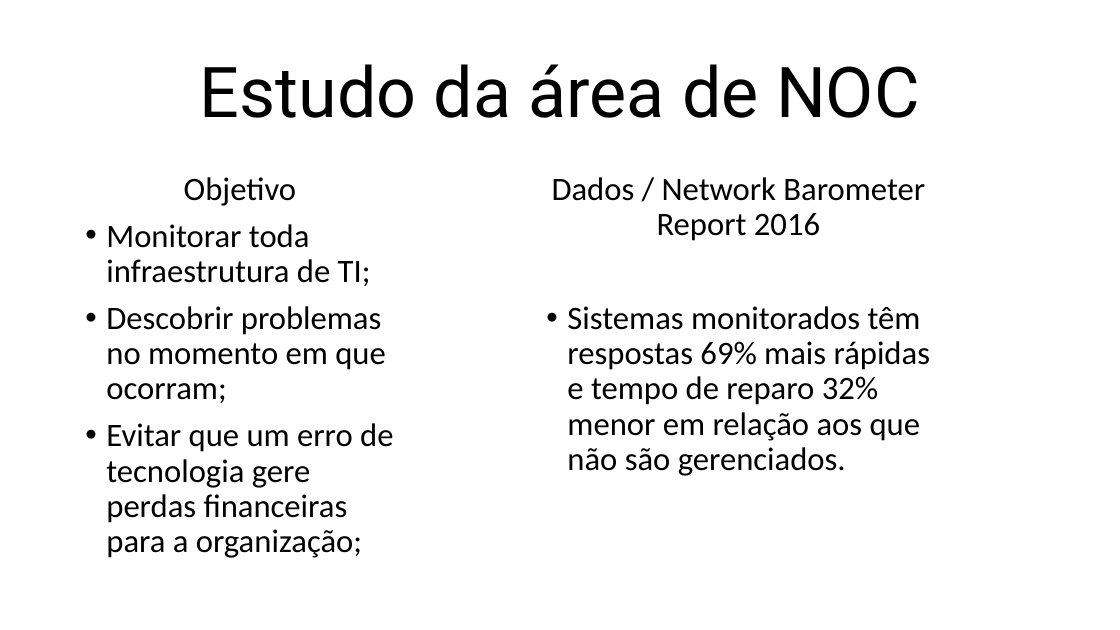
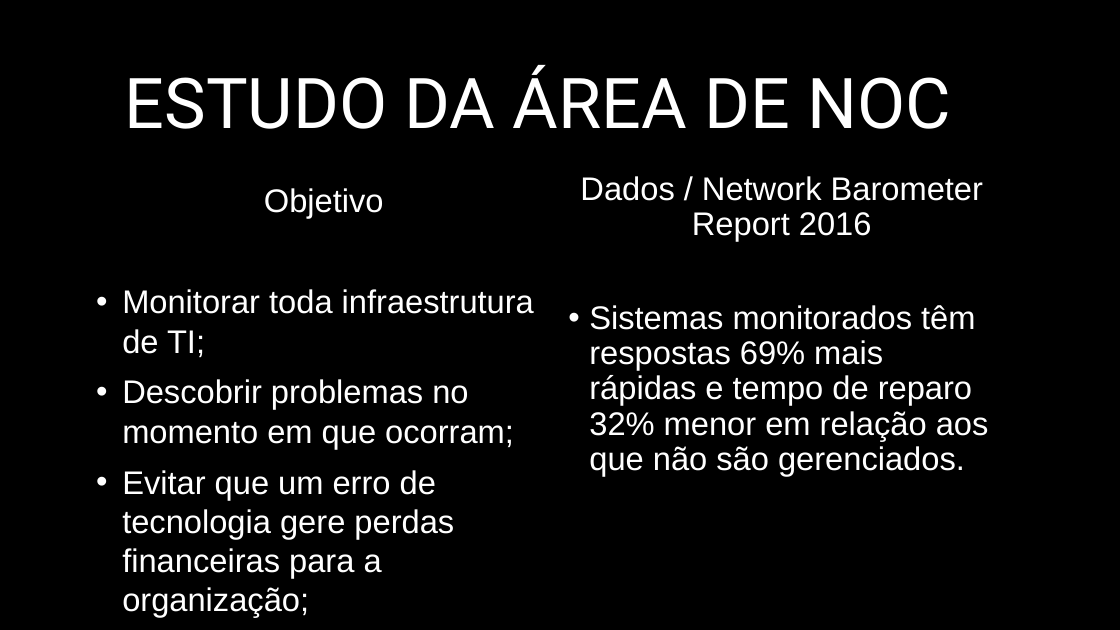
Before and after one commit to lucassilva68/ProjetoII, a slide deck: slide 2 of Documentação/Projeto Monitoramento.pptx. Drawn at 1120x630 pixels with LibreOffice and Linux fonts; fonts in the diff are those of the drawing; background and template pictures are left out. Boxes give left, top, right and bottom in pixels: in the first picture for what was removed or moved away, otherwise in the second. Text is boxed around its words. In the diff, an @@ line names an element or a change of style, - is before the commit and + after.

Commit message:
ppt

```diff
--- a/Documentação/Projeto Monitoramento.pptx
+++ b/Documentação/Projeto Monitoramento.pptx
@@ background #FFFFFF to picture (left out) @@
@@ title at (125,65,951,129): text changed; text colour #000000 to #FFFFFF @@
-Estudo da área de NOC
+ESTUDO DA ÁREA DE NOC
@@ text "Objetivo": place and size @@
-text "Objetivo" at (106,177,393,558)
+text "Objetivo" at (122,188,534,617)
@@ text "Objetivo" at (122,188,534,617): font Calibri to Arial, text colour #000000 to #FFFFFF; line spacing 0.9 to 1; indent changed; vertical alignment top to middle @@
@@ text "Dados / Network Barometer Report ...": place and size @@
-text "Dados / Network Barometer Report ..." at (552,177,930,476)
+text "Dados / Network Barometer Report ..." at (580,176,989,476)
@@ text "Dados / Network Barometer Report ..." at (580,176,989,476): font Calibri to Arial, text colour #000000 to #FFFFFF @@
```
Also in this commit, not shown: 3 other slides changed, 5 slides added, 1 slide removed.
